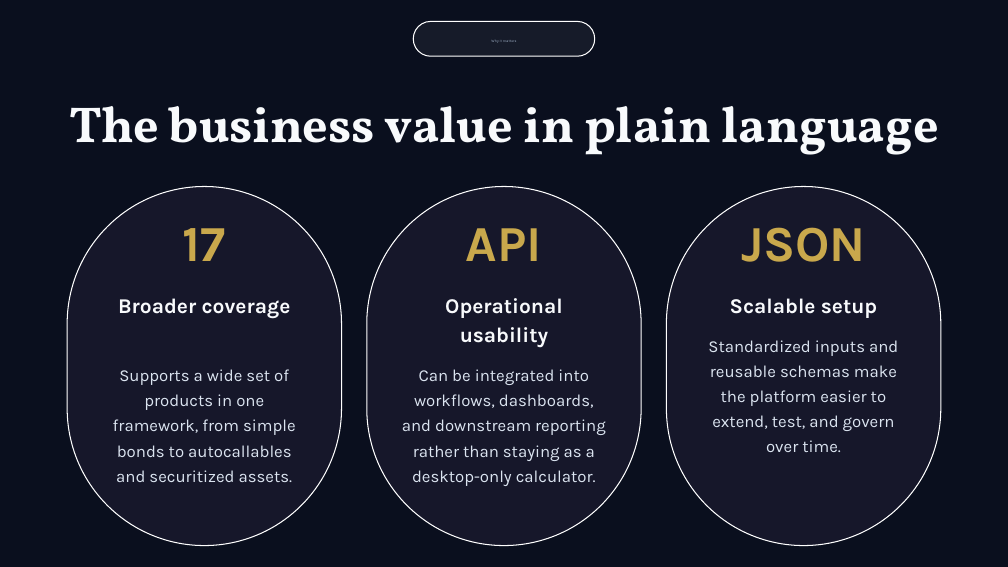
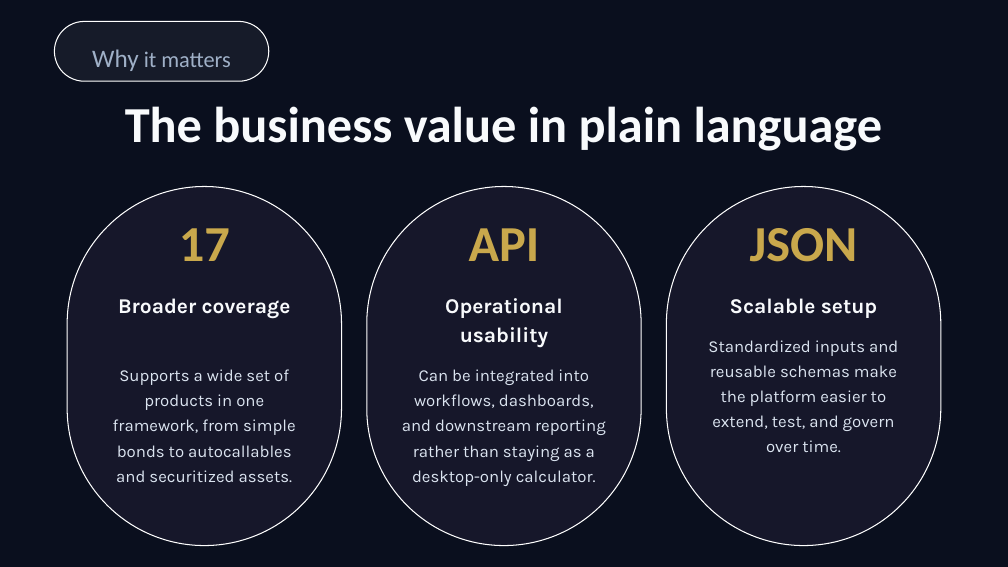
Before and after one commit to LuxSire/QuantyxPricer, a slide deck: slide 6 of docs/QP_overview.pptx. Drawn at 1008x567 pixels with LibreOffice and Linux fonts; fonts in the diff are those of the drawing. Boxes give left, top, right and bottom in pixels: in the first picture for what was removed or moved away, otherwise in the second. Text is boxed around its words. In the diff, an @@ line names an element or a change of style, - is before the commit and + after.

```diff
--- a/docs/QP_overview.pptx
+++ b/docs/QP_overview.pptx
@@ rounded rectangle "Why it matters": place and size @@
-rounded rectangle "Why it matters" at (413,21,595,56)
+rounded rectangle "Why it matters" at (54,21,269,81)
@@ rounded rectangle "Why it matters" at (54,21,269,81): size 2.6 to 18 pt in "Why"; size 2.6 to 16 pt in "it matters"; font Karla to Calibri @@
@@ text "The business value in plain ..." at (125,106,883,151): font Vollkorn to Calibri @@
@@ font Karla to Calibri in 3 elements at (179,228,230,261), (469,228,540,261), (750,228,858,262) @@
```
Also in this commit, not shown: 2 other slides changed, 25 other files.
